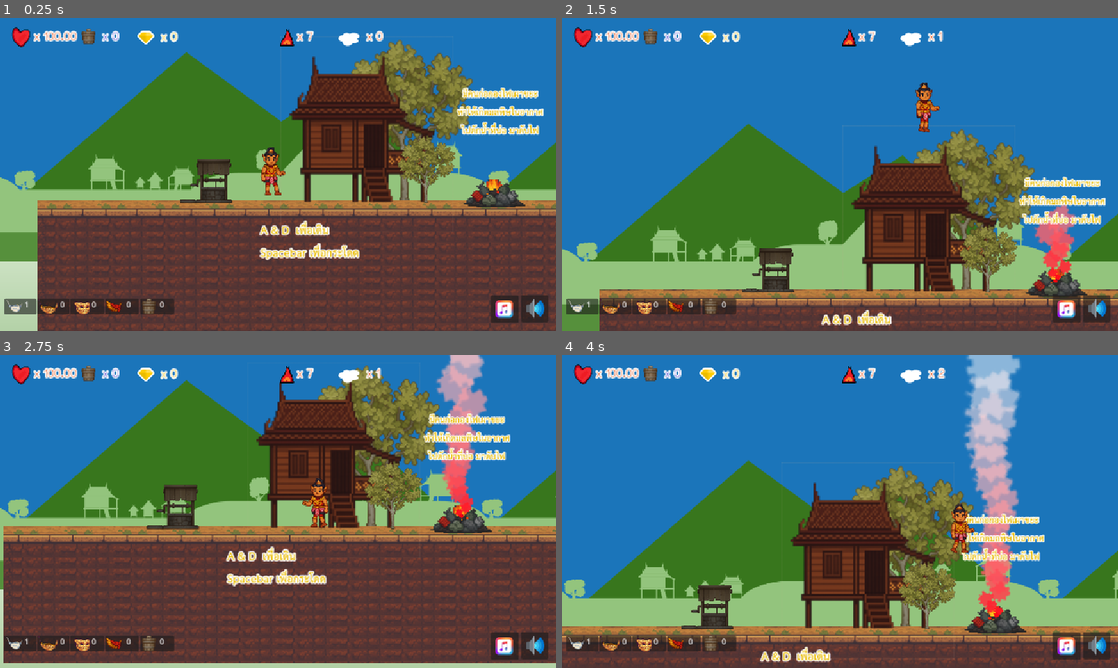
Above: before the commit, frames 1-4 (two rows, left to right).
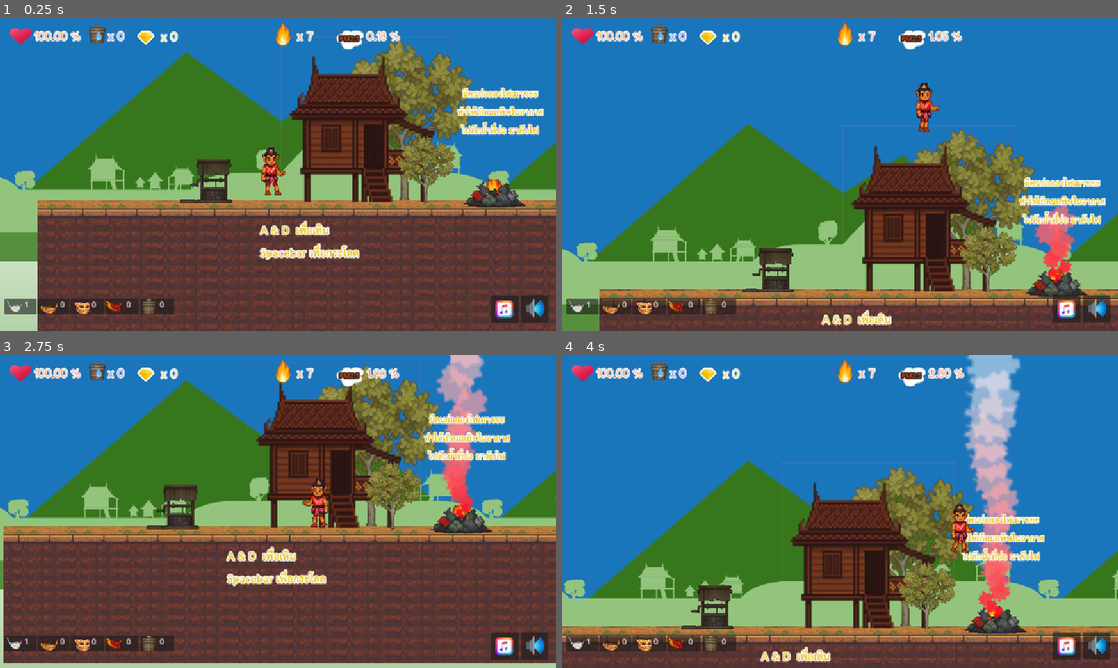
Above: after the commit, the same moments.

Repository: twachi/projectgame2d
Game: Godot game, scene res://Scenes/Levels/Level_01.tscn
The game is run twice, just before and just after one commit, with the same random seed, the same clock (stepped at 60 frames per second) and the same inputs.
Inputs:
- Up to frame 1 (0.25 s): no input
- Up to frame 2 (1.5 s): hold D (Right) from 0.53 s (still down); tap X (water) at 0.6, 1.35 s; tap Space (Jump) at 0.77 s
- Up to frame 3 (2.75 s): tap Space (Jump) at 1.52 s; release D (Right) at 2.03 s; hold A (Left) from 2.03 s (still down); tap Z (wing) at 2.1 s; tap X (water) at 2.3 s
- Up to frame 4 (4 s): release A (Left) at 2.78 s; hold D (Right) from 2.78 s (still down); tap X (water) at 2.85, 3.6 s; tap Space (Jump) at 3.02, 3.77 s

The runs differ from the first frame. In frame 1, 1.3% of the frame differs, in the area x 1-72%, y 1-54%; in frame 2, 1.3%; in frame 3, 1.3%, in the area x 1-72%, y 1-52%; in frame 4, 1.3%.

Commit message:
update icon

Diff:
--- a/Scenes/Levels/Level_02.tscn
+++ b/Scenes/Levels/Level_02.tscn
@@ -52,7 +52,6 @@
 [node name="LevelFinishDoor" parent="." instance=ExtResource("4_8k45j")]
 z_index = 1
 position = Vector2(4509, 307)
-next_scene = null
 
 [node name="Player" parent="." instance=ExtResource("2_lpo2y")]
 z_index = 1
@@ -79,19 +78,16 @@
 
 [node name="poly" parent="Level" instance=ExtResource("9_ijm6r")]
 position = Vector2(-34, 437)
-offset = Vector2(-752.767, -606.636)
 
 [node name="poly3" parent="Level" instance=ExtResource("9_ijm6r")]
 z_index = 8
 position = Vector2(298, 459)
 scale = Vector2(1.56304, 1.81317)
-offset = Vector2(-752.767, -606.636)
 
 [node name="poly2" parent="Level" instance=ExtResource("9_ijm6r")]
 z_index = 5
 position = Vector2(-153, 459)
 scale = Vector2(2.33139, 2.45556)
-offset = Vector2(-752.767, -606.636)
 
 [node name="floor" parent="Level" instance=ExtResource("10_l1023")]
 offset_left = -367.0
@@ -116,7 +112,6 @@
 z_index = -3
 position = Vector2(1119, 323)
 scale = Vector2(1.27989, 1.70067)
-offset = Vector2(-752.767, -606.636)
 polygon = PackedVector2Array(730.474, 674.28, 730.556, 617.514, 874.213, 617.514, 874.213, 677.371)
 uv = PackedVector2Array(729.926, 671.07, 730.556, 617.514, 874.213, 617.514, 874.213, 677.371)
 
@@ -133,7 +128,6 @@
 z_index = 8
 position = Vector2(53.1344, 0.211807)
 rotation = 4.65661e-10
-scale = Vector2(1, 1)
 offset = Vector2(-279.318, -124.98)
 polygon = PackedVector2Array(267.081, 88.7834, 324.091, 89.5436, 324.345, 132.112, 266.067, 130.845)
 uv = PackedVector2Array(267.081, 88.7834, 324.091, 89.5436, 324.345, 132.112, 266.067, 130.845)
@@ -143,7 +137,6 @@
 z_index = 8
 position = Vector2(107.05, 0.418082)
 rotation = 4.65661e-10
-scale = Vector2(1, 1)
 offset = Vector2(-279.318, -124.98)
 polygon = PackedVector2Array(267.081, 88.7834, 324.091, 89.5436, 324.345, 132.112, 266.067, 130.845)
 uv = PackedVector2Array(267.081, 88.7834, 324.091, 89.5436, 324.345, 132.112, 266.067, 130.845)
@@ -153,7 +146,6 @@
 z_index = 8
 position = Vector2(161.74, 0.0308469)
 rotation = 4.65661e-10
-scale = Vector2(1, 1)
 offset = Vector2(-279.318, -124.98)
 polygon = PackedVector2Array(267.081, 88.7834, 324.091, 89.5436, 324.345, 132.112, 266.067, 130.845)
 uv = PackedVector2Array(267.081, 88.7834, 324.091, 89.5436, 324.345, 132.112, 266.067, 130.845)
@@ -266,7 +258,6 @@
 z_index = -3
 position = Vector2(42.9474, 79.0244)
 scale = Vector2(2.33139, 2.45556)
-offset = Vector2(-752.767, -606.636)
 
 [node name="Temple" type="Sprite2D" parent="Level"]
 z_index = -3
--- a/Scenes/Managers/user_interface.tscn
+++ b/Scenes/Managers/user_interface.tscn
@@ -1,12 +1,13 @@
-[gd_scene load_steps=13 format=3 uid="uid://b6tca06ks0ys7"]
+[gd_scene load_steps=14 format=3 uid="uid://b6tca06ks0ys7"]
 
 [ext_resource type="Script" uid="uid://c1j1k04ax722v" path="res://Scripts/GameUI.gd" id="1_sjcjl"]
 [ext_resource type="Texture2D" uid="uid://clreg520jah1j" path="res://Assets/platformPack_item008.png" id="2_kuy43"]
 [ext_resource type="FontFile" uid="uid://bngsxjqp1v8jn" path="res://Assets/Fonts/CkPandaDemo.ttf" id="3_kuy43"]
 [ext_resource type="Texture2D" uid="uid://dxp77wq60c2rr" path="res://Assets/Textures/CloudTexture.png" id="4_kuy43"]
-[ext_resource type="Texture2D" uid="uid://bsbhu57lja" path="res://Assets/Spritesheet/heart.png" id="6_0giir"]
-[ext_resource type="Texture2D" uid="uid://c3ptphup6asaw" path="res://Assets/Spritesheet/fire.png" id="6_6jcpp"]
+[ext_resource type="Texture2D" uid="uid://dt0ttv200j814" path="res://Assets/Icons/icons8-fire-48.png" id="5_8y5f2"]
+[ext_resource type="Texture2D" uid="uid://cf8tjd3dgmirh" path="res://Assets/Icons/icons8-heart-48.png" id="6_waw7t"]
 [ext_resource type="Texture2D" uid="uid://cnpnu84cebr7c" path="res://Assets/Spritesheet/player-part.png" id="7_0giir"]
+[ext_resource type="Texture2D" uid="uid://btk8xdguiq0uk" path="res://Assets/Icons/icons8-water-48.png" id="8_0dfm7"]
 [ext_resource type="Texture2D" uid="uid://bfci8t61e2x4b" path="res://Assets/Spritesheet/TX Village Props.png" id="8_6jcpp"]
 [ext_resource type="Texture2D" uid="uid://dot1d83id2y3h" path="res://Assets/Icons/icons8-music-48.png" id="9_idnum"]
 [ext_resource type="Texture2D" uid="uid://cxtvwi5lwvx3i" path="res://Assets/Icons/icons8-audio-48.png" id="10_clwj3"]
@@ -100,9 +101,9 @@
 [node name="WaterLabel" type="Label" parent="GameUI/Score"]
 unique_name_in_owner = true
 layout_mode = 0
-offset_left = 212.176
+offset_left = 223.0
 offset_top = 15.0
-offset_right = 295.176
+offset_right = 306.0
 offset_bottom = 66.0
 theme_override_colors/font_color = Color(0.180392, 0.117647, 0.780392, 1)
 theme_override_colors/font_outline_color = Color(1, 1, 1, 1)
@@ -112,26 +113,45 @@
 text = "x 3"
 
 [node name="CloudTexture" type="Sprite2D" parent="GameUI/Score"]
-position = Vector2(723, 41)
+position = Vector2(725.5, 41)
+scale = Vector2(1.29688, 1.46875)
 texture = ExtResource("4_kuy43")
 
 [node name="Fire" type="Sprite2D" parent="GameUI/Score"]
-position = Vector2(594, 40)
-scale = Vector2(0.53125, 0.609375)
-texture = ExtResource("6_6jcpp")
+position = Vector2(586.5, 34.5)
+scale = Vector2(0.979167, 1.22917)
+texture = ExtResource("5_8y5f2")
 
 [node name="Heart" type="Sprite2D" parent="GameUI/Score"]
-position = Vector2(41, 39)
-scale = Vector2(0.65625, 0.734375)
-texture = ExtResource("6_0giir")
+position = Vector2(42, 37)
+scale = Vector2(1.07813, 0.992188)
+texture = ExtResource("6_waw7t")
 
 [node name="poly8" type="Polygon2D" parent="GameUI/Score"]
-position = Vector2(182.176, 48)
-scale = Vector2(1.351, 1.24344)
+position = Vector2(200, 45)
+scale = Vector2(1.60856, 1.50766)
 offset = Vector2(-144, -252)
 texture = ExtResource("8_6jcpp")
 polygon = PackedVector2Array(132.163, 228.923, 158.462, 228.484, 156.27, 257.851, 131.286, 257.851)
 uv = PackedVector2Array(132.163, 228.923, 158.462, 228.484, 156.27, 257.851, 131.286, 257.851)
+
+[node name="SmokeLabel2" type="Label" parent="GameUI/Score"]
+unique_name_in_owner = true
+layout_mode = 0
+offset_left = 702.0
+offset_top = 31.0
+offset_right = 751.0
+offset_bottom = 55.0
+theme_override_colors/font_color = Color(0.909804, 0.247059, 0, 1)
+theme_override_colors/font_outline_color = Color(0.152941, 0.14902, 0.14902, 1)
+theme_override_constants/outline_size = 10
+theme_override_font_sizes/font_size = 14
+text = "PM2.5"
+
+[node name="Icons8-water-48" type="Sprite2D" parent="GameUI/Score"]
+position = Vector2(204, 36)
+scale = Vector2(0.46875, 0.5)
+texture = ExtResource("8_0dfm7")
 
 [node name="Inventory" type="Control" parent="."]
 layout_mode = 3
@@ -269,6 +289,7 @@
 grow_vertical = 0
 
 [node name="MusicButton" type="Button" parent="Control"]
+layout_mode = 0
 offset_left = -96.0
 offset_top = -34.0
 offset_right = -38.0
@@ -283,6 +304,7 @@
 texture = ExtResource("10_svglc")
 
 [node name="SoundButton" type="Button" parent="Control"]
+layout_mode = 0
 offset_left = -33.0
 offset_top = -35.0
 offset_right = 23.0
--- a/Scenes/Prefabs/PlayerRig.tscn
+++ b/Scenes/Prefabs/PlayerRig.tscn
@@ -1594,6 +1594,7 @@
 uv = PackedVector2Array(175.003, 4.4131, 186.638, 5.61669, 191.854, 18.0538, 192.656, 29.2874, 200.68, 32.4969, 200.279, 47.7424, 179.416, 46.5388, 171.794, 34.5029)
 
 [node name="Chest1" type="Polygon2D" parent="Part/Body"]
+visible = false
 position = Vector2(9.53674e-07, 0)
 offset = Vector2(-107, -104)
 texture = ExtResource("1_7gvjb")
@@ -1601,7 +1602,6 @@
 uv = PackedVector2Array(89.9991, 54.9375, 79.3437, 59.2966, 79.828, 83.9978, 76.922, 102.403, 82.2497, 114.996, 99.2016, 116.933, 118.091, 121.292, 124.387, 115.48, 130.199, 101.918, 124.872, 82.5448, 131.168, 61.7183, 125.356, 53.9688)
 
 [node name="Chest2" type="Polygon2D" parent="Part/Body"]
-visible = false
 position = Vector2(-51, 0)
 rotation = -0.0267145
 offset = Vector2(-107, -104)
--- a/Scripts/GameUI.gd
+++ b/Scripts/GameUI.gd
@@ -26,8 +26,8 @@
 func _process(_delta):
 	# Set the score label text to the score variable in game maanger script
 	score_label.text = "x %d" % GameManager.score
-	smoke_label.text = "x %d" % GameManager.smoke_level
-	hp_label.text  = "x %.2f" % GameManager.player_hp
+	smoke_label.text = "%.2f %%" % GameManager.smoke_level
+	hp_label.text  = "%.2f %%" % GameManager.player_hp
 	water_label.text = "x %d" % GameManager.water
 	fire_label.text = "x %d" % GameManager.fire_count
 	m1label.text = str(GameManager.masks[1])
Binary file added: Assets/Icons/icons8-fire-48.png
Binary file added: Assets/Icons/icons8-heart-48.png
Binary file added: Assets/Icons/icons8-water-48.png
Not shown, changed: docs/index.html
Not shown, changed: docs/index.pck
